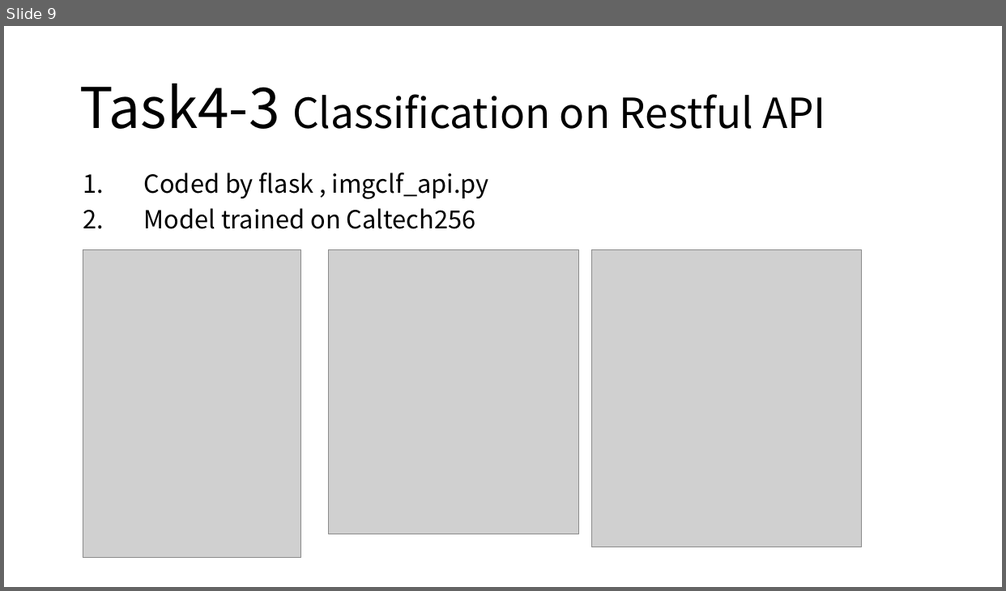
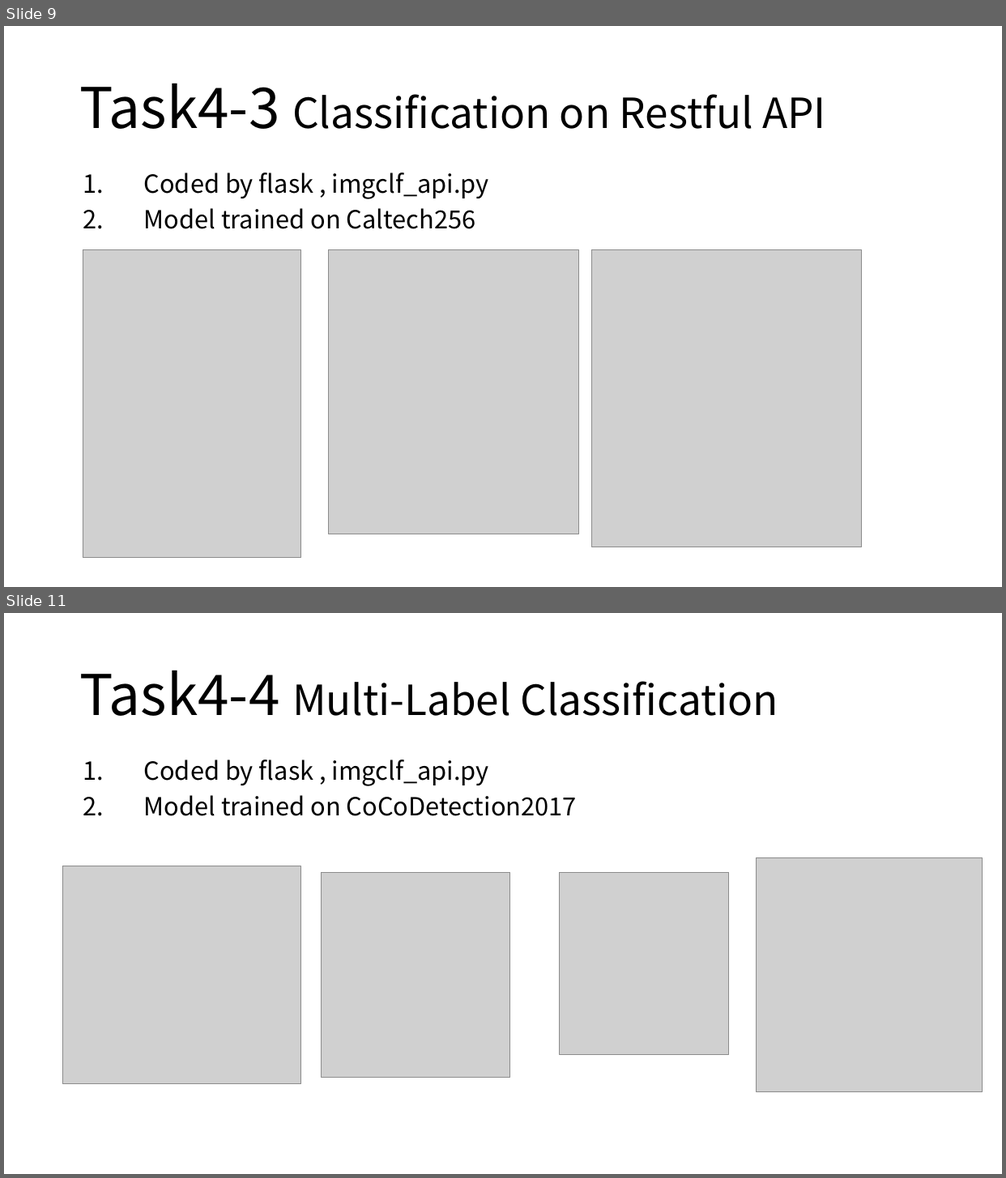
Before and after one commit to yanren1/DLFCCP_Task4, a slide deck: ties4911-task04-YanrenQu.pptx. Shown one above the other, each under a label of ours: slide 9 before the commit, slides 9 and 11 after it; the slides between them are not shown. The pictures are 1006x591 and 1006x1178 pixels, drawn with LibreOffice and Linux fonts; fonts in the diff are those of the drawing; grey boxes stand for pictures. Boxes give left, top, right and bottom in pixels: in the first picture for what was removed or moved away, otherwise in the second. Text is boxed around its words. In the diff, an @@ line names an element or a change of style, - is before the commit and + after.

Commit message:
"task4-4"

```diff
--- a/ties4911-task04-YanrenQu.pptx
+++ b/ties4911-task04-YanrenQu.pptx
@@ slide 11 added at [4,613,1002,1174], background #FFFFFF @@
@@ title added at [80,671,778,716], 40 pt, text #000000 @@
+Task4-4 Multi-Label Classification
@@ text added at [144,760,577,816], 24 pt, text #000000 @@
+1. Coded by flask , imgclf_api.py
+2. Model trained on CoCoDetection2017
@@ picture added at [63,866,300,1084] @@
@@ picture added at [322,872,510,1077] @@
@@ picture added at [560,872,729,1054] @@
@@ picture added at [756,858,982,1093] @@
```
Also in this commit, not shown: 1 slide changed, 2 other files.
